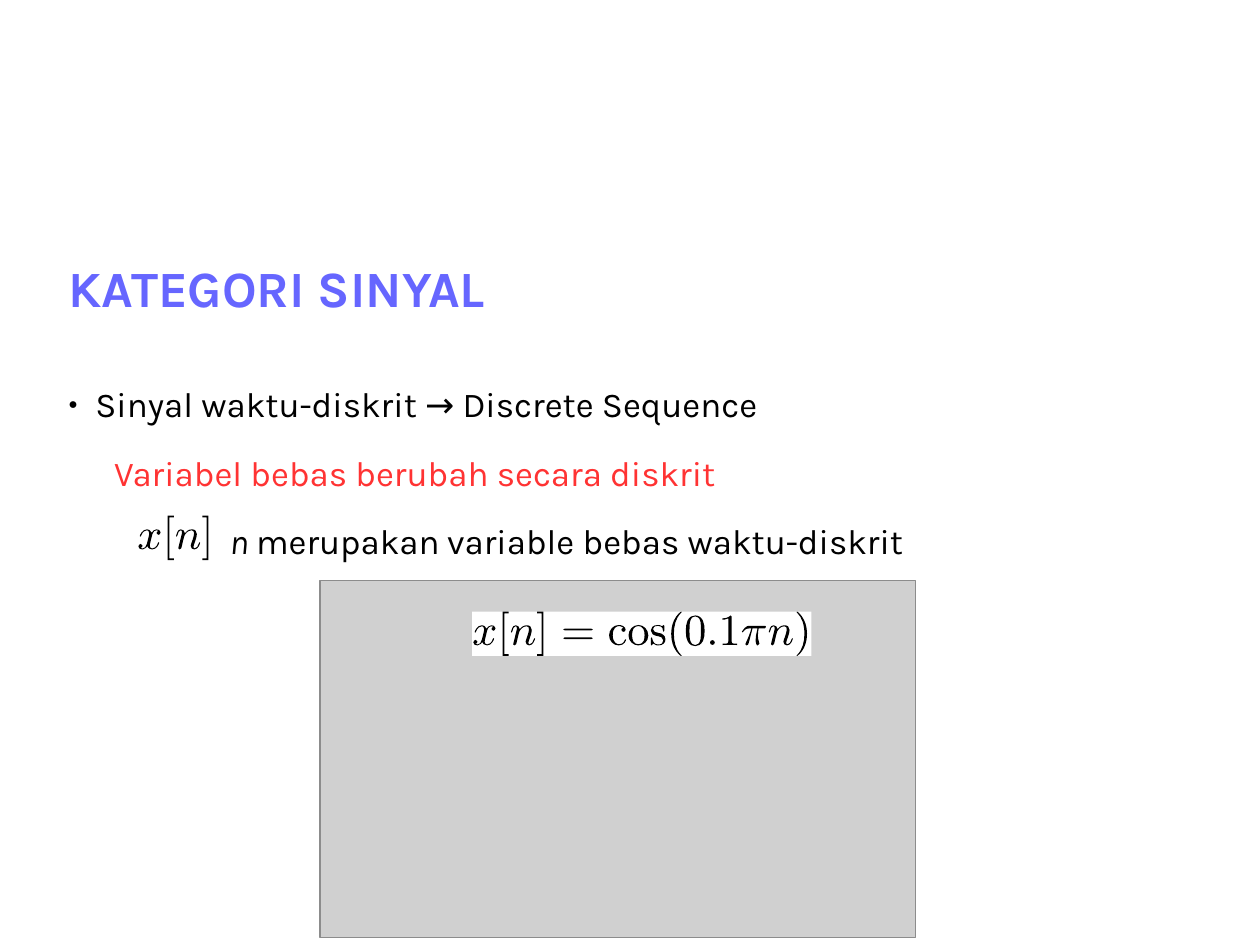
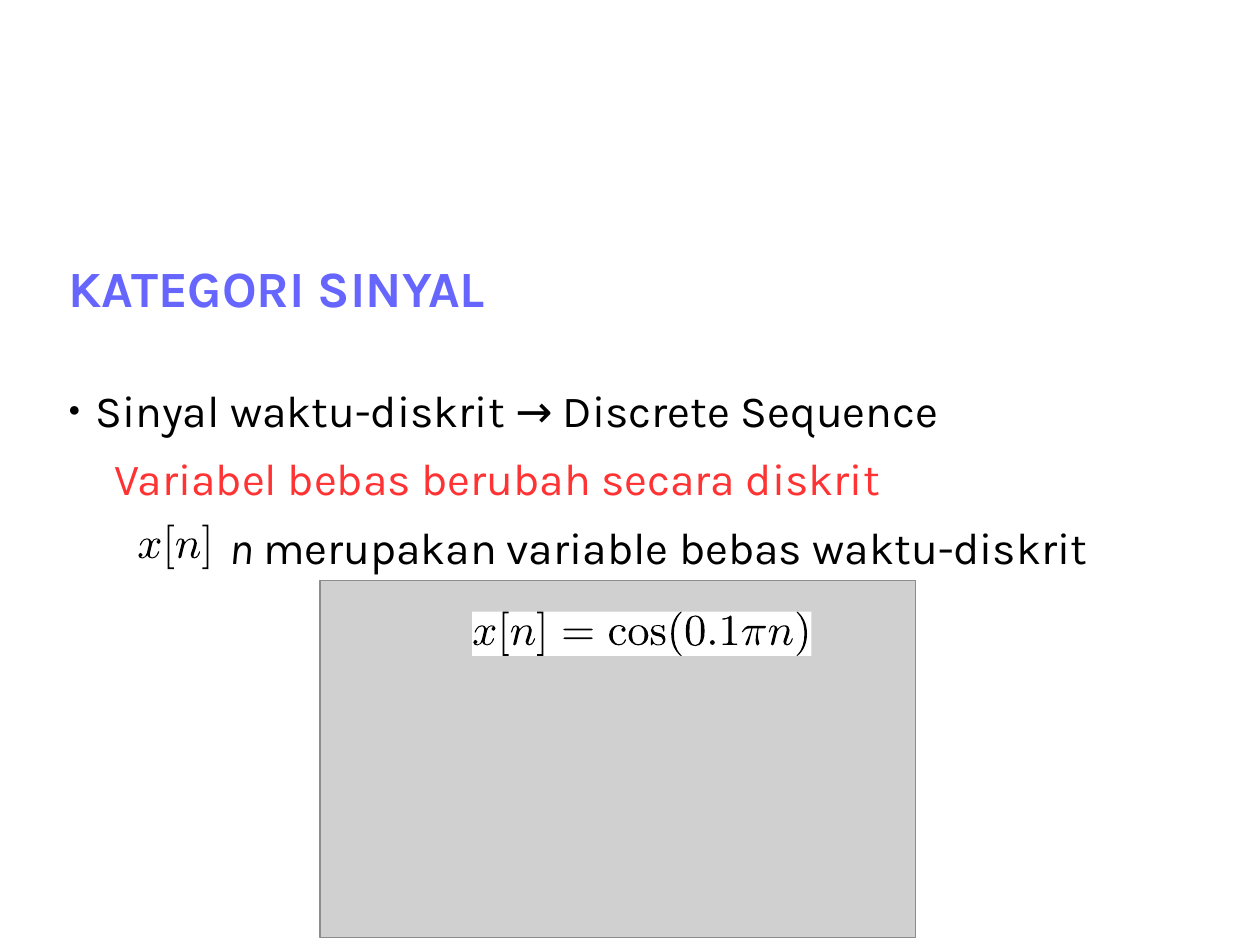
Before and after one commit to bagustris/sinyalsistem, a slide deck: slide 12 of slides/Lect1_SinyalSistem.odp. Drawn at 1260x945 pixels with LibreOffice and Linux fonts; fonts in the diff are those of the drawing; grey boxes stand for pictures; background and template pictures are left out. Boxes give left, top, right and bottom in pixels: in the first picture for what was removed or moved away, otherwise in the second. Text is boxed around its words. In the diff, an @@ line names an element or a change of style, - is before the commit and + after.

```diff
--- a/slides/Lect1_SinyalSistem.odp
+++ b/slides/Lect1_SinyalSistem.odp
@@ 5 freeform shapes: place and size @@
-5 freeform shapes at (137,516,214,560)
+5 freeform shapes at (137,525,214,569)
@@ size 22 to 28 pt in 3 elements at (95,396,939,438), (114,464,880,496), (230,533,1088,575) @@
```
Also in this commit, not shown: 32 other slides changed, 6 slides added, 7 slides removed, 54 other files.
